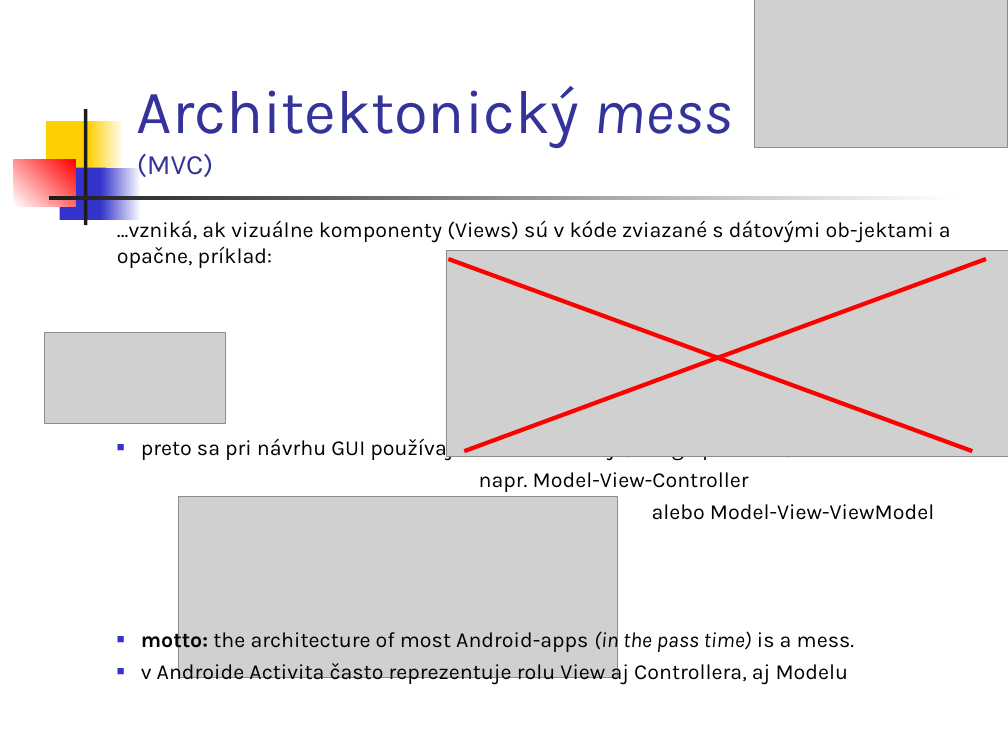
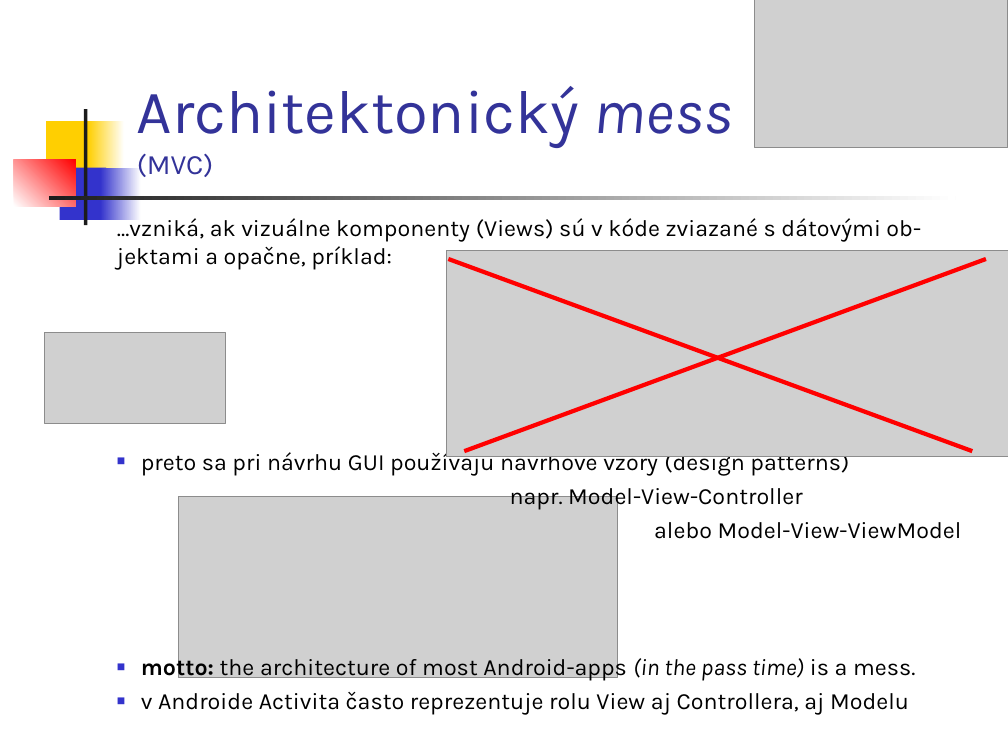
Before and after one commit to vmandro/Prednasky, a slide deck: slide 4 of 07/07_Android.ppt. Drawn at 1008x756 pixels with LibreOffice and Linux fonts; fonts in the diff are those of the drawing; grey boxes stand for pictures. Boxes give left, top, right and bottom in pixels: in the first picture for what was removed or moved away, otherwise in the second. Text is boxed around its words. In the diff, an @@ line names an element or a change of style, - is before the commit and + after.

```diff
--- a/07/07_Android.ppt
+++ b/07/07_Android.ppt
@@ text "...vzniká, ak vizuálne komponenty (Views) ..." at [117, 216, 962, 715]: size 15.3 to 16.6 pt @@
```
Also in this commit, not shown: 20 other slides changed, 1 other file.
